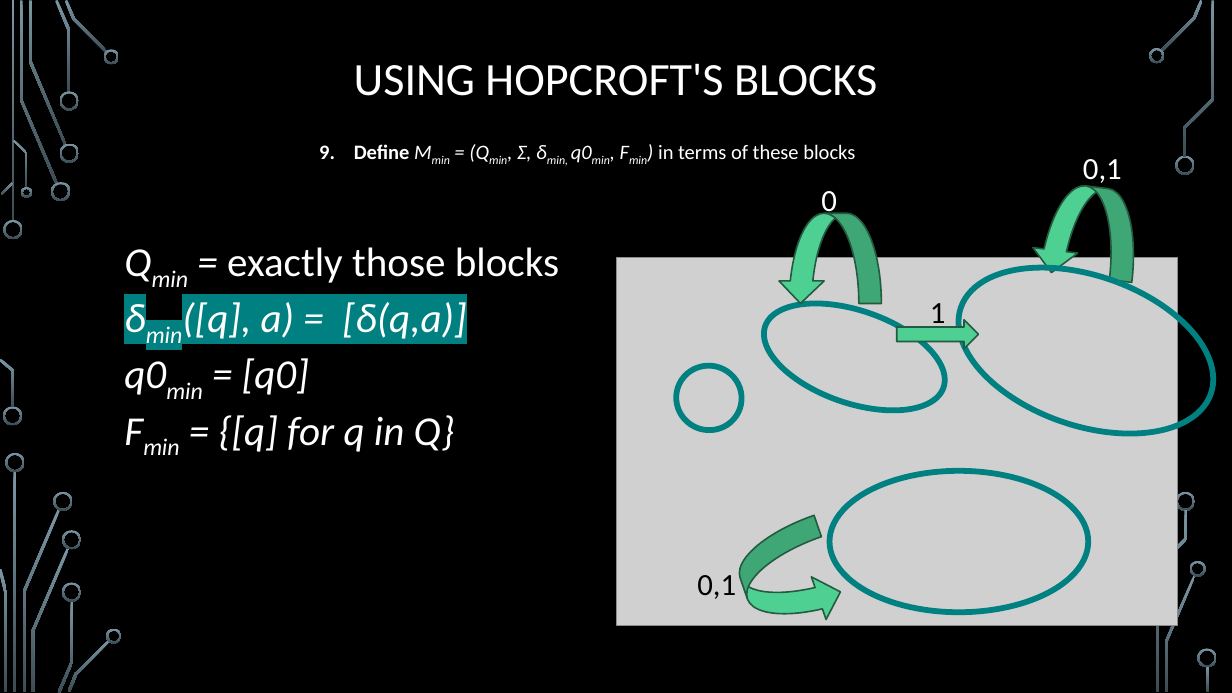
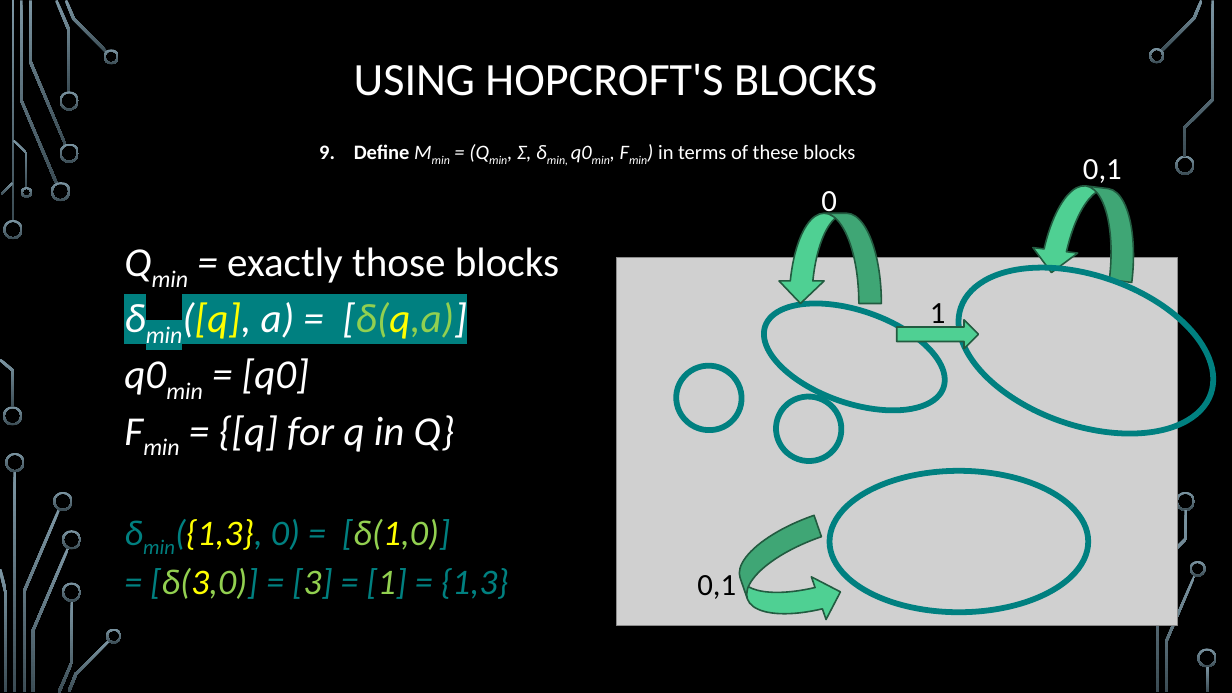
Before and after one commit to markfloryan/advalgo_projects, a slide deck: slide 17 of projects/13-Hopcroft/slides/presentation_hopcrofts.pptx. Drawn at 1232x693 pixels with LibreOffice and Linux fonts; fonts in the diff are those of the drawing; grey boxes stand for pictures; background and template pictures are left out. Boxes give left, top, right and bottom in pixels: in the first picture for what was removed or moved away, otherwise in the second. Text is boxed around its words. In the diff, an @@ line names an element or a change of style, - is before the commit and + after.

```diff
--- a/projects/13-Hopcroft/slides/presentation_hopcrofts.pptx
+++ b/projects/13-Hopcroft/slides/presentation_hopcrofts.pptx
@@ text at <box>182,302,467,339</box>: text colour #FFFFFF to #FFFF00 in "δmin([q], [δ(q,a)]"; text colour #FFFFFF to #92D050 in "[δ(q,a)]" @@
@@ ellipse added at <box>768,388,851,470</box>, outline #008080 4.5 pt @@
@@ text at <box>150,519,509,599</box>: paragraphs added @@
+δmin({1,3}, 0) = [δ(1,0)]
+= [δ(3,0)] = [3] = [1] = {1,3}
```
Also in this commit, not shown: 2 other slides changed.
